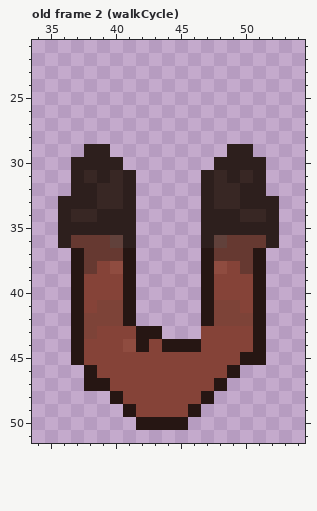
Pixel-art file, stored at Assets/Sprites/playerSprites.ase. The picture above is the old version.
88x88 pixels, 61 frames. Colours within 5 levels of each other are drawn and written as one. Shown: old frame 2 (walkCycle): x 34..54, y 21..51. The commit also changed other frames, which this record leaves out.
The result:
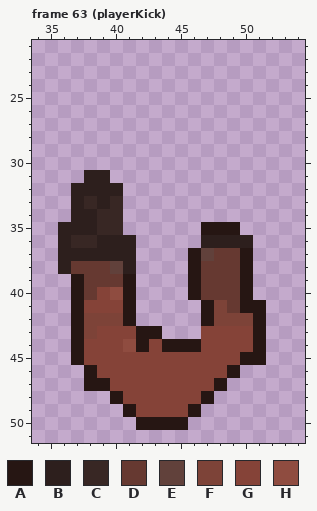
Palette (. is transparent): A #261613  B #2d1f1d  C #382724  D #663931  E #61413b  F #7d4338  G #854338  H #8f4c40
A new or re-ordered frame is compared with the old frame closest to it.
Diff:
frames 61 -> 69
--- frame 63 (playerKick) is new; against old frame 2 (walkCycle), layer "MainLayer"
@@ x 34..54 @@
 28 .....................
-29 ....BB.........BB....
-30 ...BBBB.......BBBB...
-31 ...BCBCB.....BCBCB...
-32 ...BBCCB.....BCCBB...
-33 ..BBBCCB.....BCCBBB..
-34 ..BCCBBB.....BBBCCB..
-35 ..BBBBBB.....BBBBBB..
-36 ..BDDDEB.....BEDDDB..
-37 ...ADDDA.....ADDDA...
-38 ...ADGHA.....AHGDA...
-39 ...AGGGA.....AGGGA...
-40 ...AGGGA.....AGGGA...
-41 ...AGFFA.....AFFGA...
+29 .....................
+30 .....................
+31 ....BB...............
+32 ...BBBB..............
+33 ...BCBC..............
+34 ...BBCC..............
+35 ..BBBCC......AAA.....
+36 ..BCCBBB.....BBBB....
+37 ..BBBBBB....AEDDA....
+38 ..BDDDEB....ADDDA....
+39 ...ADDDA....ADDDA....
+40 ...ADGHA....ADDDA....
+41 ...AGGGA.....AFDAA...
 42 ...AFFFA.....AFFFA...
Pixel boxes of the changes (left, top, right, bottom) in both pictures:
changed: (58, 144, 136, 313)
changed: (188, 144, 279, 313)
